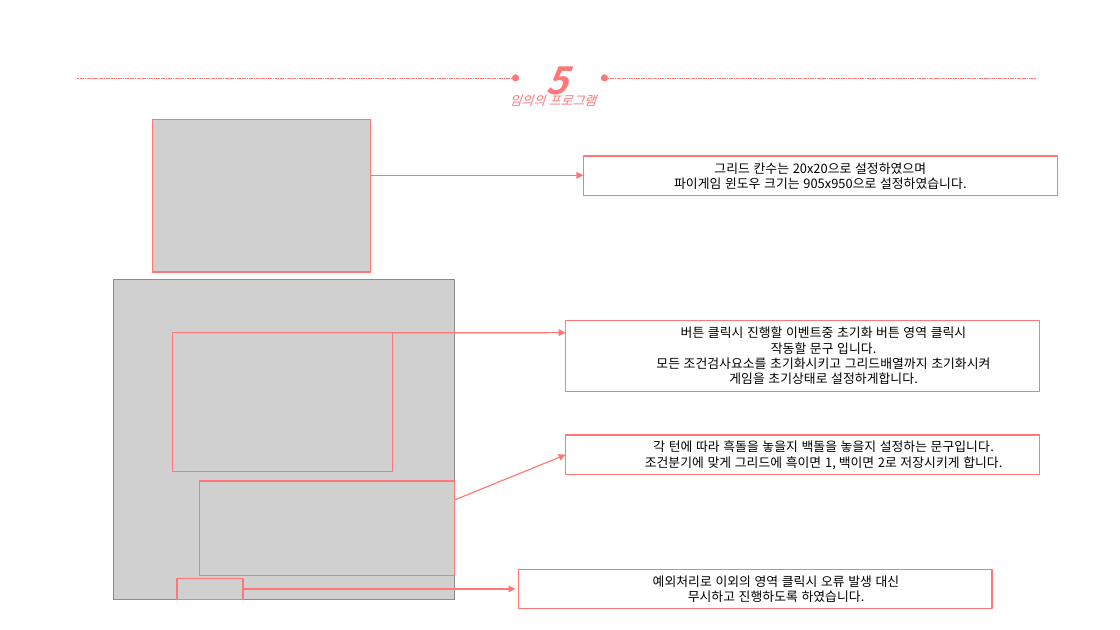
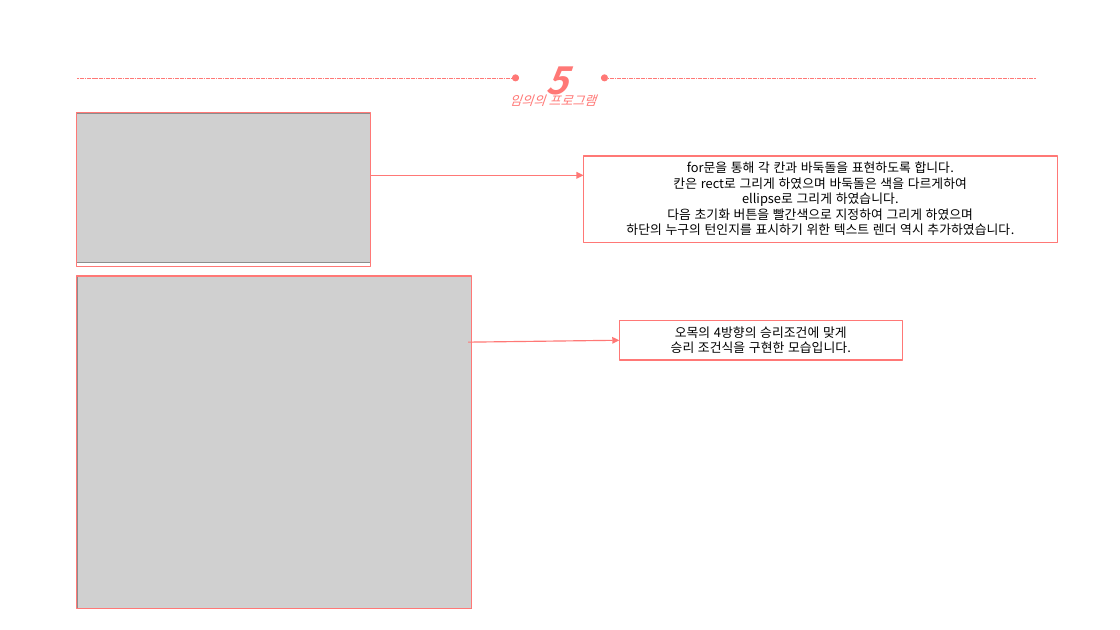
Before and after one commit to yooatom2200/Programing_Base_2, a slide deck: slide 18 of 12장/20164091-송희령-12장 과제.pptx. Drawn at 1120x630 pixels with LibreOffice and Linux fonts; fonts in the diff are those of the drawing; grey boxes stand for pictures. Boxes give left, top, right and bottom in pixels: in the first picture for what was removed or moved away, otherwise in the second. Text is boxed around its words. In the diff, an @@ line names an element or a change of style, - is before the commit and + after.

```diff
--- a/12장/20164091-송희령-12장 과제.pptx
+++ b/12장/20164091-송희령-12장 과제.pptx
@@ rectangle: place and size @@
-rectangle at <box>152,119,370,272</box>
+rectangle at <box>76,113,371,266</box>
@@ picture: place and size @@
-picture at <box>152,119,370,272</box>
+picture at <box>76,114,371,263</box>
@@ rectangle "for문을 통해 각 칸과 바둑돌을 ...": place and size @@
-rectangle "for문을 통해 각 칸과 바둑돌을 ..." at <box>584,156,1058,196</box>
+rectangle "for문을 통해 각 칸과 바둑돌을 ..." at <box>584,156,1058,243</box>
@@ text in rectangle at <box>626,161,1014,235</box>: text changed @@
-그리드 칸수는 20x20으로 설정하였으며
-파이게임 윈도우 크기는 905x950으로 설정하였습니다.
+for문을 통해 각 칸과 바둑돌을 표현하도록 합니다.
+칸은 rect로 그리게 하였으며 바둑돌은 색을 다르게하여
+ellipse로 그리게 하였습니다.
+다음 초기화 버튼을 빨간색으로 지정하여 그리게 하였으며
+하단의 누구의 턴인지를 표시하기 위한 텍스트 렌더 역시 추가하였습니다.
@@ rectangle: place and size @@
-rectangle at <box>173,333,392,471</box>
+rectangle at <box>76,276,471,609</box>
@@ picture: place and size @@
-picture at <box>113,280,455,600</box>
+picture at <box>77,276,471,609</box>
@@ rectangle removed at <box>565,321,1039,392</box> @@
-  버튼 클릭시 진행할 이벤트중 초기화 버튼 영역 클릭시
-  작동할 문구 입니다.
-  모든 조건검사요소를 초기화시키고 그리드배열까지 초기화시켜
-  게임을 초기상태로 설정하게합니다.
@@ rectangle added at <box>619,321,902,360</box>, outline #FF7876 1 pt, 11 pt, text #000000 @@
+오목의 4방향의 승리조건에 맞게
+승리 조건식을 구현한 모습입니다.
@@ arrow moved from (392, 333) - (565, 333) to (468, 342) - (619, 340) @@
@@ rectangle removed at <box>565,435,1039,475</box> @@
-  각 턴에 따라 흑돌을 놓을지 백돌을 놓을지 설정하는 문구입니다.
-  조건분기에 맞게 그리드에 흑이면 1, 백이면 2로 저장시키게 합니다.
@@ arrow removed from (455, 500) to (565, 455) @@
@@ rectangle removed at <box>200,481,455,576</box> @@
@@ rectangle removed at <box>177,579,244,600</box> @@
@@ arrow removed from (243, 589) to (516, 589) @@
@@ rectangle removed at <box>518,570,992,609</box> @@
-  예외처리로 이외의 영역 클릭시 오류 발생 대신
-  무시하고 진행하도록 하였습니다.
```
Also in this commit, not shown: 1 other slide changed, 1 slide added, 2 other files.
